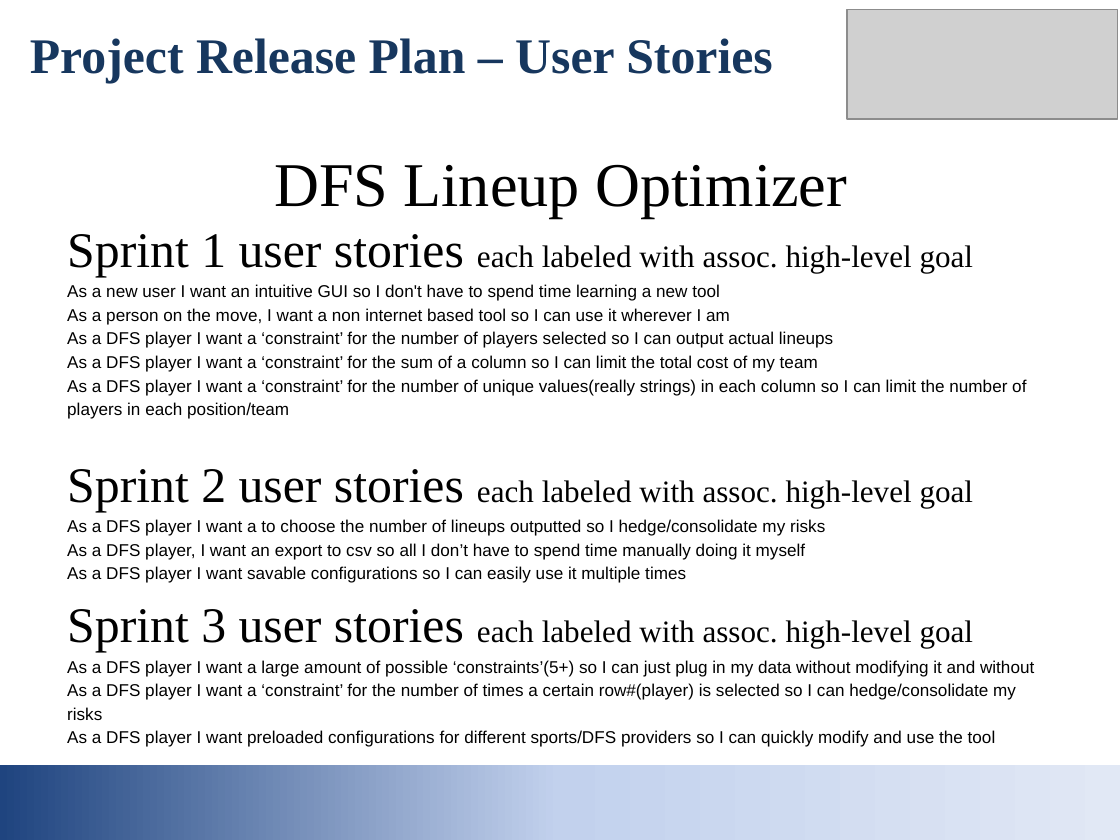
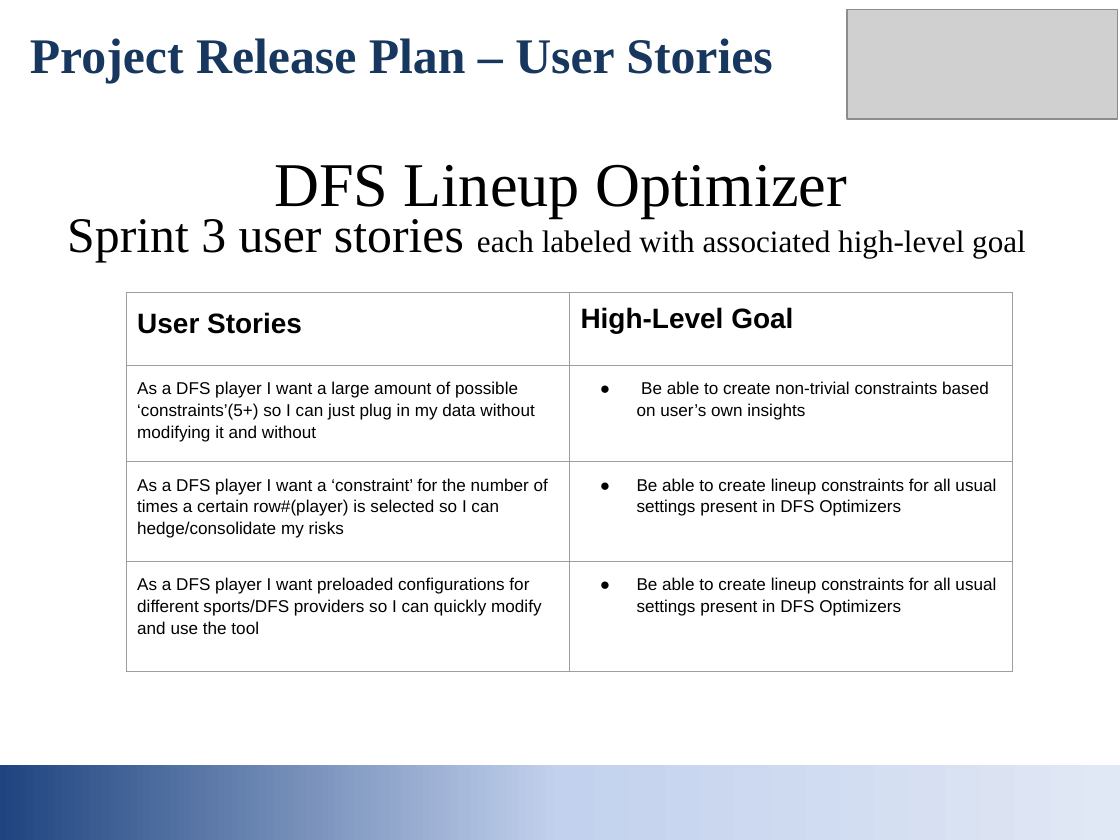
Before and after one commit to gautam0826/DFS-Optimizer, a slide deck: slide 5 of Project Release Plan.pptx (slide 3 before the commit). Drawn at 1120x840 pixels with LibreOffice and Linux fonts; fonts in the diff are those of the drawing; grey boxes stand for pictures. Boxes give left, top, right and bottom in pixels: in the first picture for what was removed or moved away, otherwise in the second. Text is boxed around its words. In the diff, an @@ line names an element or a change of style, - is before the commit and + after.

```diff
--- a/Project Release Plan.pptx
+++ b/Project Release Plan.pptx
@@ text removed at bbox=[67, 234, 1034, 747] @@
-Sprint 1 user stories each labeled with assoc. high-level goal
-As a new user I want an intuitive GUI so I don't have to spend time learning a new tool
-As a person on the move, I want a non internet based tool so I can use it wherever I am
-As a DFS player I want a ‘constraint’ for the number of players selected so I can output actual lineups
-As a DFS player I want a ‘constraint’ for the sum of a column so I can limit the total cost of my team
-As a DFS player I want a ‘constraint’ for the number of unique values(really strings) in each column so I can limit the number of players in each position/team
-Sprint 2 user stories each labeled with assoc. high-level goal
-As a DFS player I want a to choose the number of lineups outputted so I hedge/consolidate my risks
-As a DFS player, I want an export to csv so all I don’t have to spend time manually doing it myself
-As a DFS player I want savable configurations so I can easily use it multiple times
-Sprint 3 user stories each labeled with assoc. high-level goal
-As a DFS player I want a large amount of possible ‘constraints’(5+) so I can just plug in my data without modifying it and without
-As a DFS player I want a ‘constraint’ for the number of times a certain row#(player) is selected so I can hedge/consolidate my risks
-As a DFS player I want preloaded configurations for different sports/DFS providers so I can quickly modify and use the tool
@@ text added at bbox=[67, 219, 1026, 262], 20 pt, text #000000 @@
+Sprint 3 user stories each labeled with associated high-level goal
@@ table added at bbox=[125, 292, 1012, 660], 4 rows, 2 columns @@
+User Stories | High-Level Goal
+As a DFS player I want a large amount of possible ‘constraints’(5+) so I can just plug in my data without modifying it and without | Be able to create non-trivial constraints based on user’s own insights
+As a DFS player I want a ‘constraint’ for the number of times a certain row#(player) is selected so I can hedge/consolidate my risks | Be able to create lineup constraints for all usual settings present in DFS Optimizers
+As a DFS player I want preloaded configurations for different sports/DFS providers so I can quickly modify and use the tool | Be able to create lineup constraints for all usual settings present in DFS Optimizers
```
Also in this commit, not shown: 4 other slides changed, 3 slides added, 1 other file.
